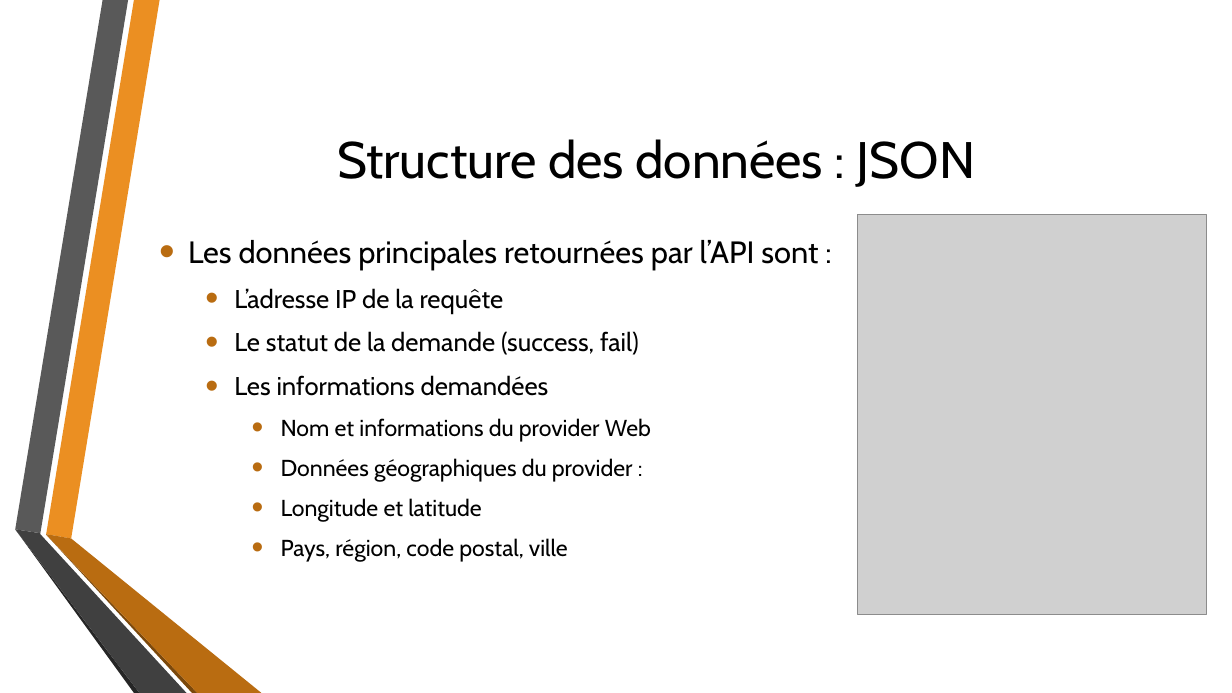
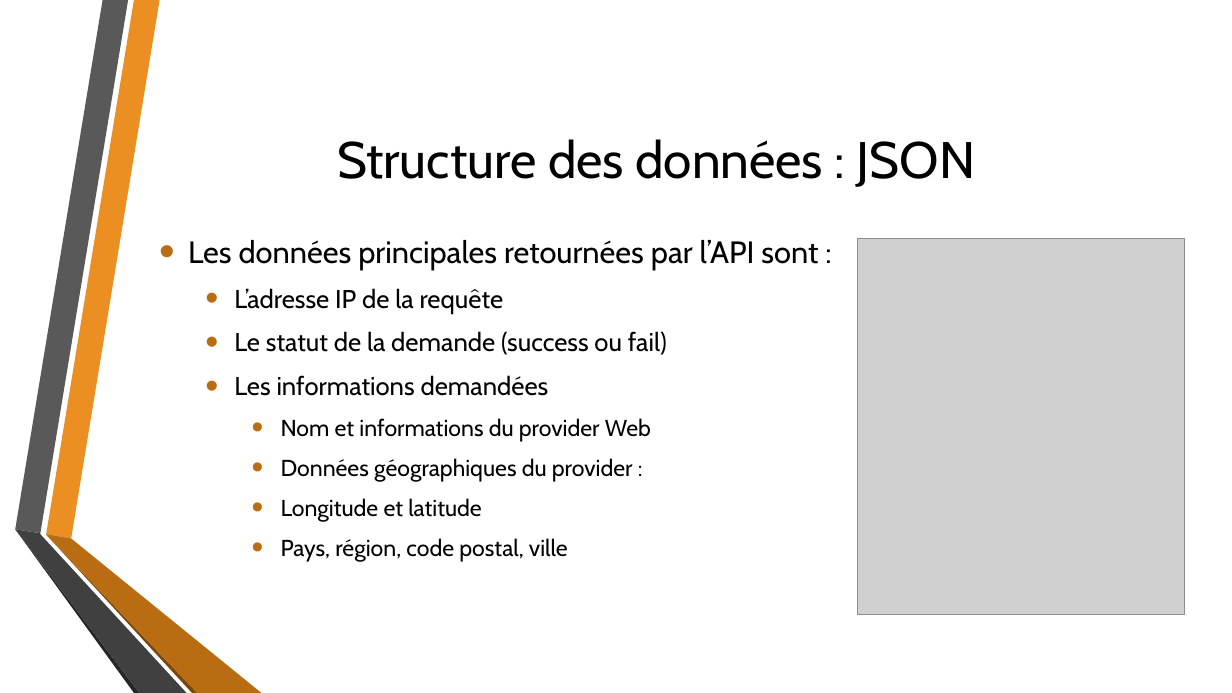
Before and after one commit to jefschaerz/CAS-DAR_MWS-IPGeolocation, a slide deck: slide 4 of 0_Présentation - IP-Locator.pptx. Drawn at 1232x693 pixels with LibreOffice and Linux fonts; fonts in the diff are those of the drawing; grey boxes stand for pictures; background and template pictures are left out. Boxes give left, top, right and bottom in pixels: in the first picture for what was removed or moved away, otherwise in the second. Text is boxed around its words. In the diff, an @@ line names an element or a change of style, - is before the commit and + after.

```diff
--- a/0_Présentation - IP-Locator.pptx
+++ b/0_Présentation - IP-Locator.pptx
@@ picture resized from (x1=858, y1=214, x2=1206, y2=615) to (x1=858, y1=239, x2=1185, y2=616) @@
@@ text at (x1=234, y1=331, x2=667, y2=355): text changed @@
-  • Le statut de la demande (success, fail)
+  • Le statut de la demande (success ou fail)
```
Also in this commit, not shown: 6 other slides changed, 1 slide added, 1 slide removed, 5 other files.
